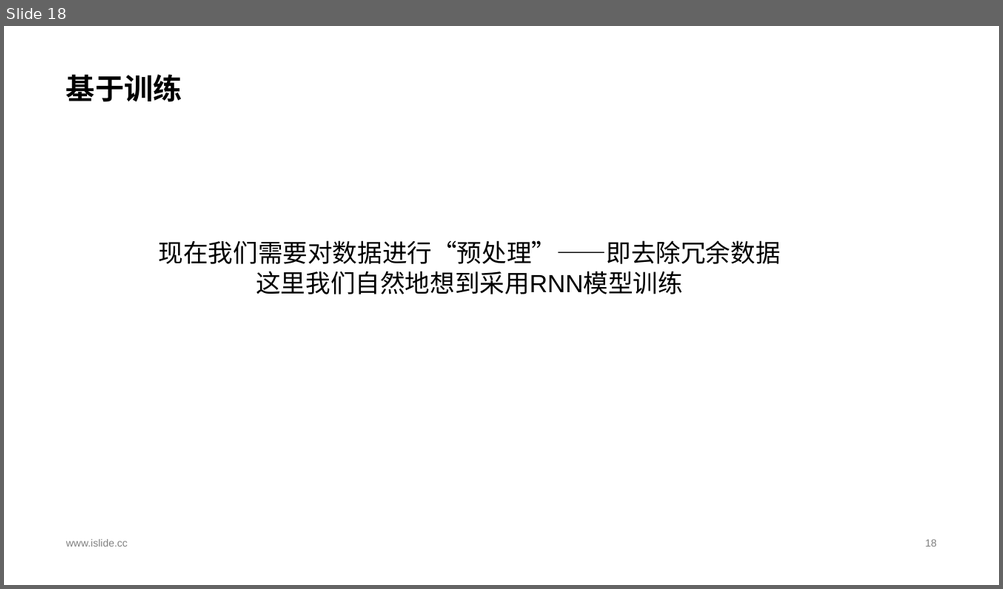
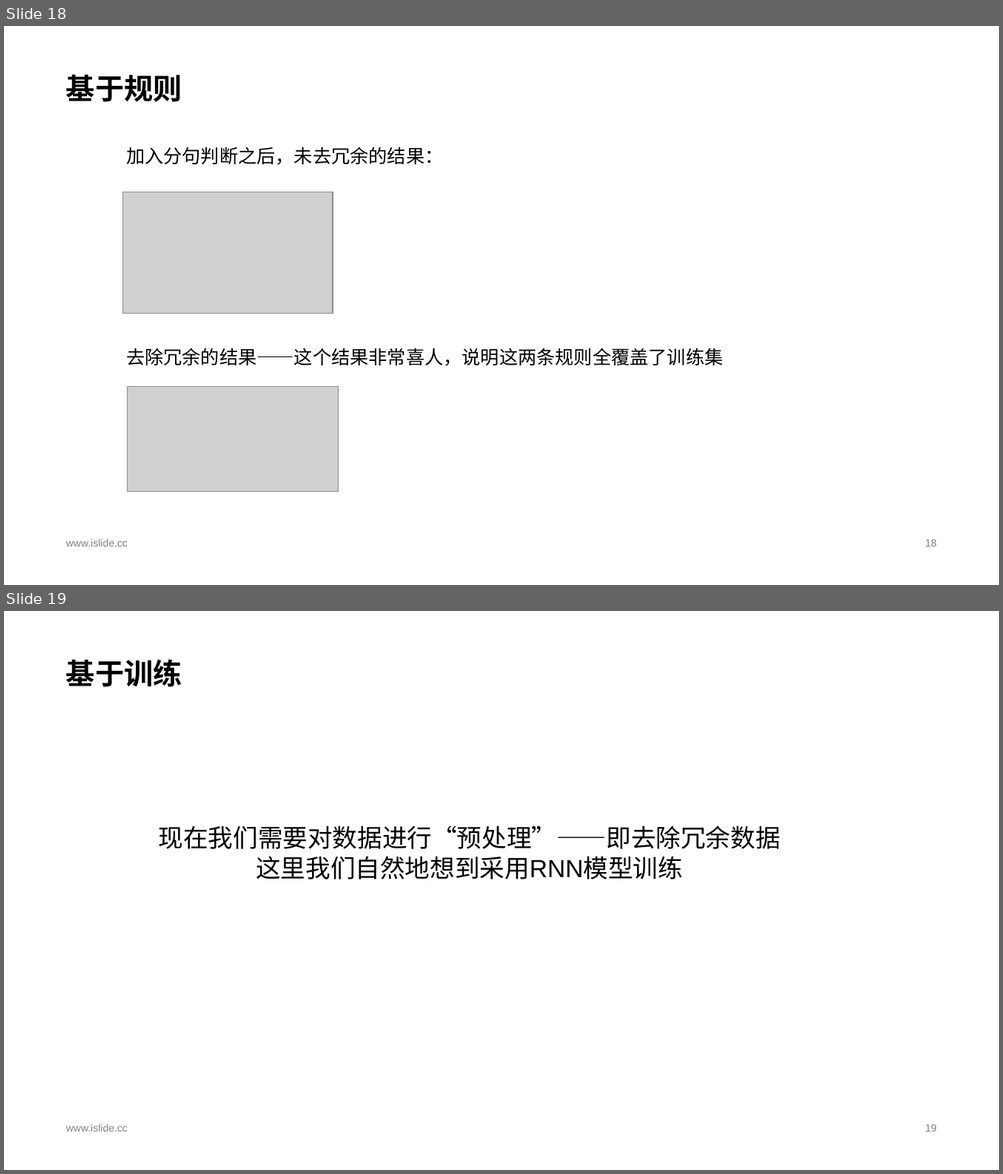
Before and after one commit to Z769018860/AI-final-project, a slide deck: 10_张丽玮.pptx. Shown one above the other, each under a label of ours: slide 18 before the commit, slides 18 and 19 after it. The pictures are 1003x589 and 1003x1174 pixels, drawn with LibreOffice and Linux fonts; fonts in the diff are those of the drawing; grey boxes stand for pictures. Boxes give left, top, right and bottom in pixels: in the first picture for what was removed or moved away, otherwise in the second. Text is boxed around its words. In the diff, an @@ line names an element or a change of style, - is before the commit and + after.

```diff
--- a/10_张丽玮.pptx
+++ b/10_张丽玮.pptx
@@ slide 18 added at bbox=[4, 26, 999, 585], background #FFFFFF @@
@@ title added at bbox=[66, 74, 182, 102], 28 pt, text #000000, bold @@
+基于规则
@@ text added at bbox=[126, 147, 723, 366], 18 pt, text #000000 @@
+加入分句判断之后，未去冗余的结果：
+去除冗余的结果——这个结果非常喜人，说明这两条规则全覆盖了训练集
@@ picture added at bbox=[122, 192, 333, 313] @@
@@ picture added at bbox=[127, 387, 338, 492] @@
@@ text added at bbox=[66, 540, 128, 547], 10 pt, text #808080 @@
+www.islide.cc
@@ page number added at bbox=[925, 540, 936, 547], 10 pt, text #808080 @@
+18
@@ what was slide 18 is now slide 19 @@
```
Also in this commit, not shown: 1 slide changed, 5 other files.
